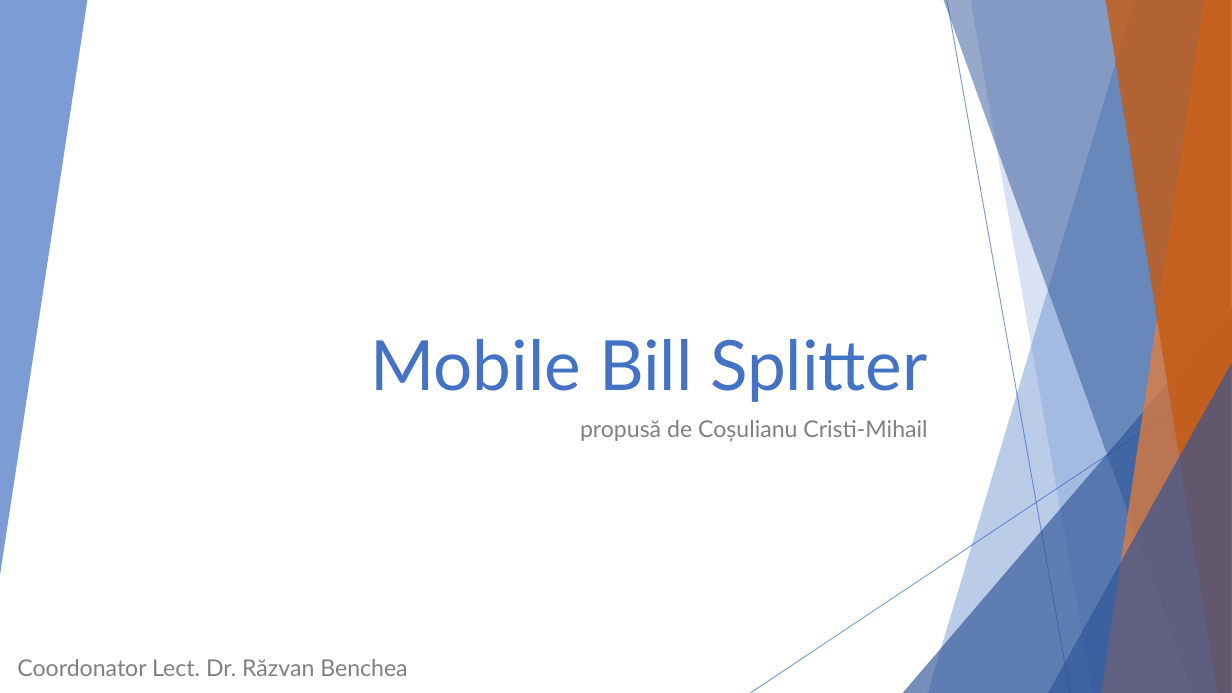
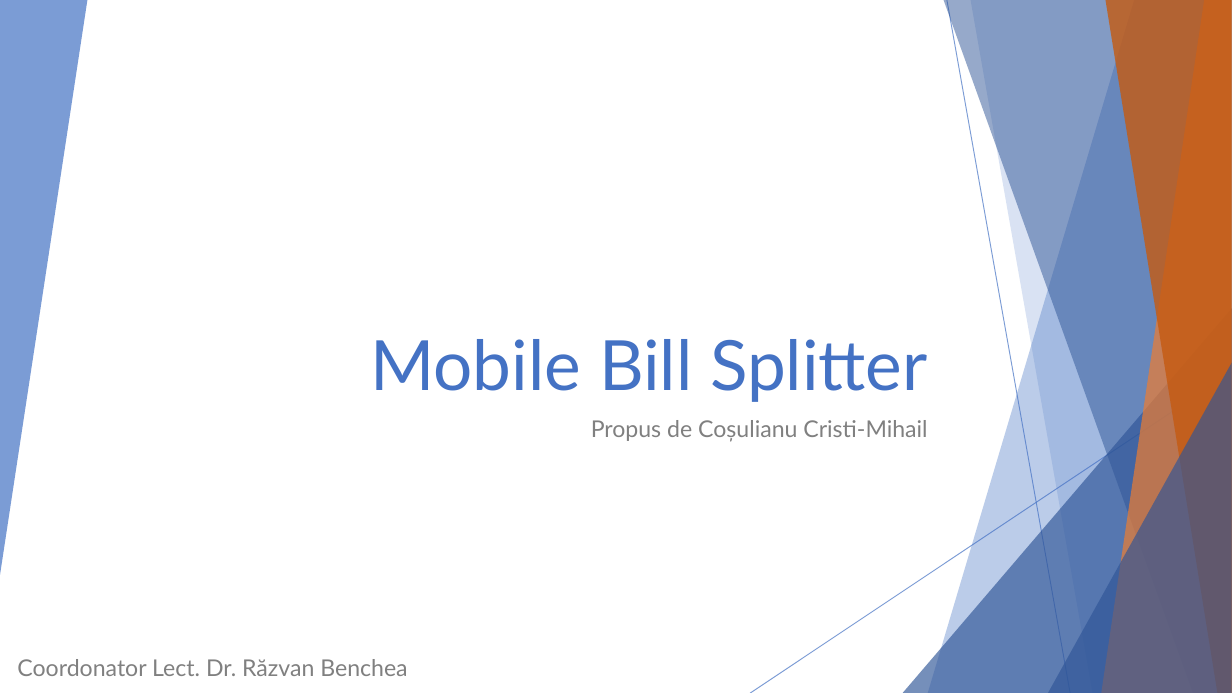
Before and after one commit to cristi-cosulianu/Licenta, a slide deck: slide 1 of Prezentare licenta.pptx. Drawn at 1232x693 pixels with LibreOffice and Linux fonts; fonts in the diff are those of the drawing. Boxes give left, top, right and bottom in pixels: in the first picture for what was removed or moved away, otherwise in the second. Text is boxed around its words. In the diff, an @@ line names an element or a change of style, - is before the commit and + after.

```diff
--- a/Prezentare licenta.pptx
+++ b/Prezentare licenta.pptx
@@ subtitle at (x1=591, y1=420, x2=927, y2=442): text changed @@
-propusă de Coșulianu Cristi-Mihail
+Propus de Coșulianu Cristi-Mihail
```
Also in this commit, not shown: 11 other slides changed, 8 slides added, 6 other files.
